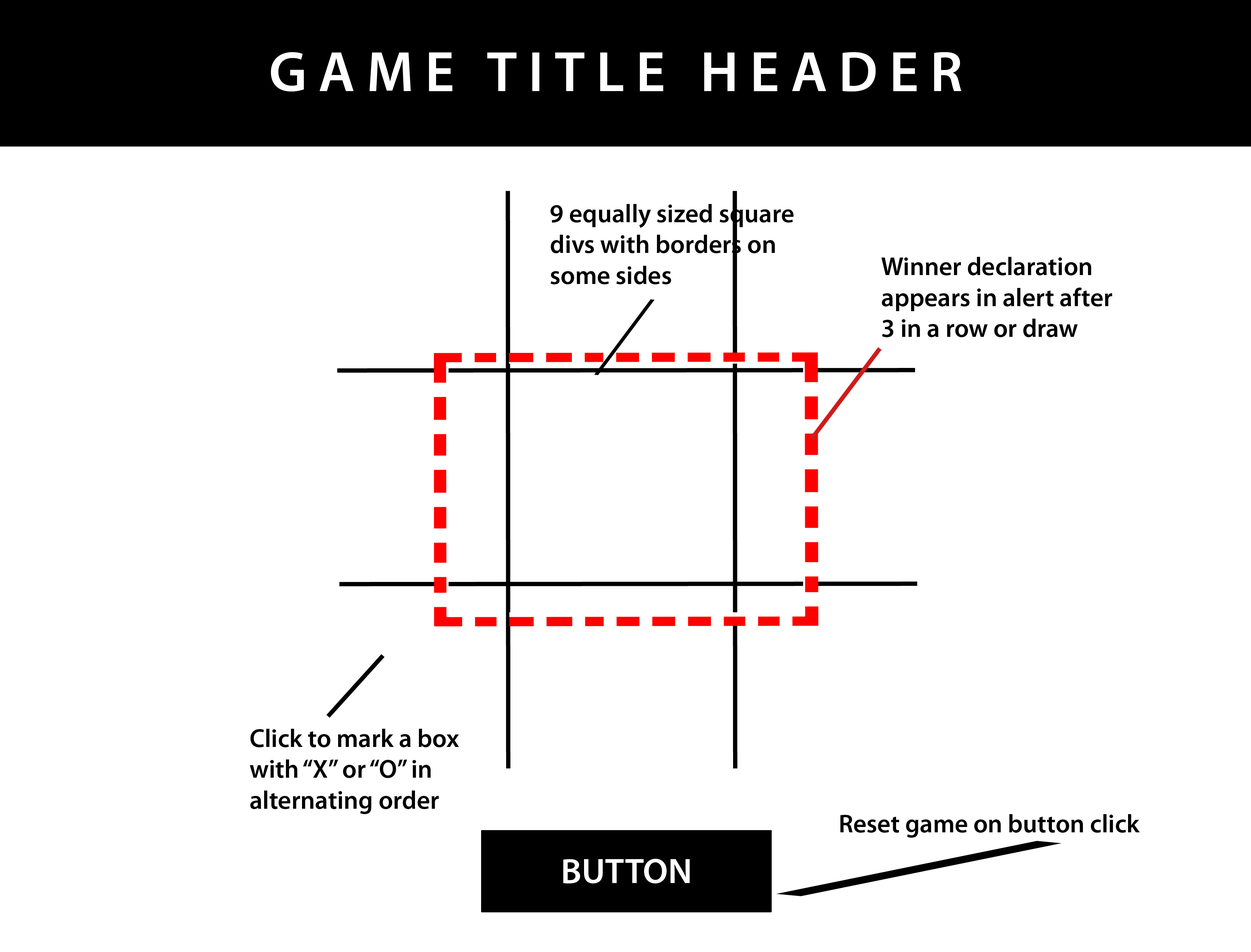
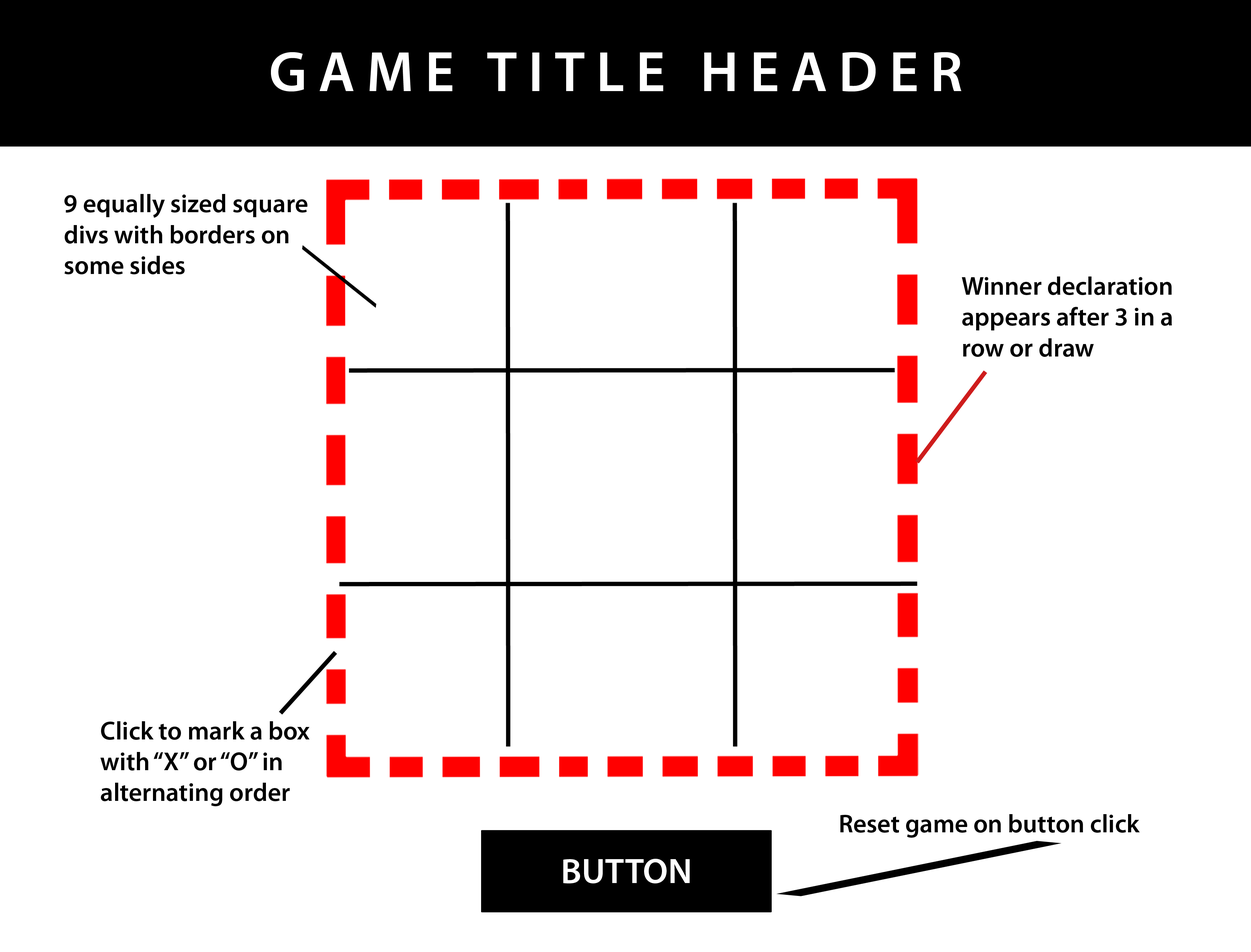
Layered file, before and after one edit (1251x952). Changes by layer:
renamed "Winner declaration appears in alert after 3 in a row or draw" to "Winner declaration appears after 3 in a row or draw", painted on it over bbox(881, 256, 1172, 358)
painted on "Shape 1" over bbox(809, 347, 988, 464)
painted on "Shape 3" over bbox(278, 651, 385, 719)
painted on "Click to mark a box with “X” or “O” in alternating order" over bbox(100, 721, 459, 815)
painted on "Shape 2" over bbox(301, 245, 655, 376)
painted on "winner_box" over bbox(326, 177, 919, 779)
painted on "9 equally sized square divs with borders on some sides" over bbox(64, 194, 794, 285)
